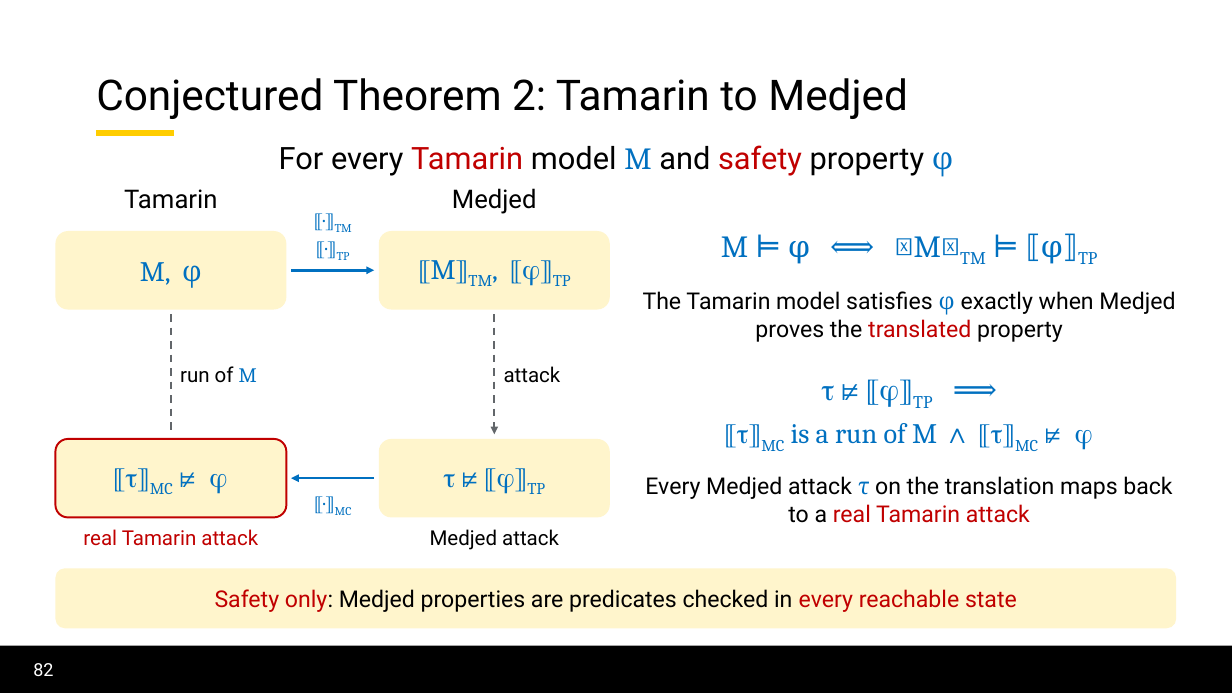
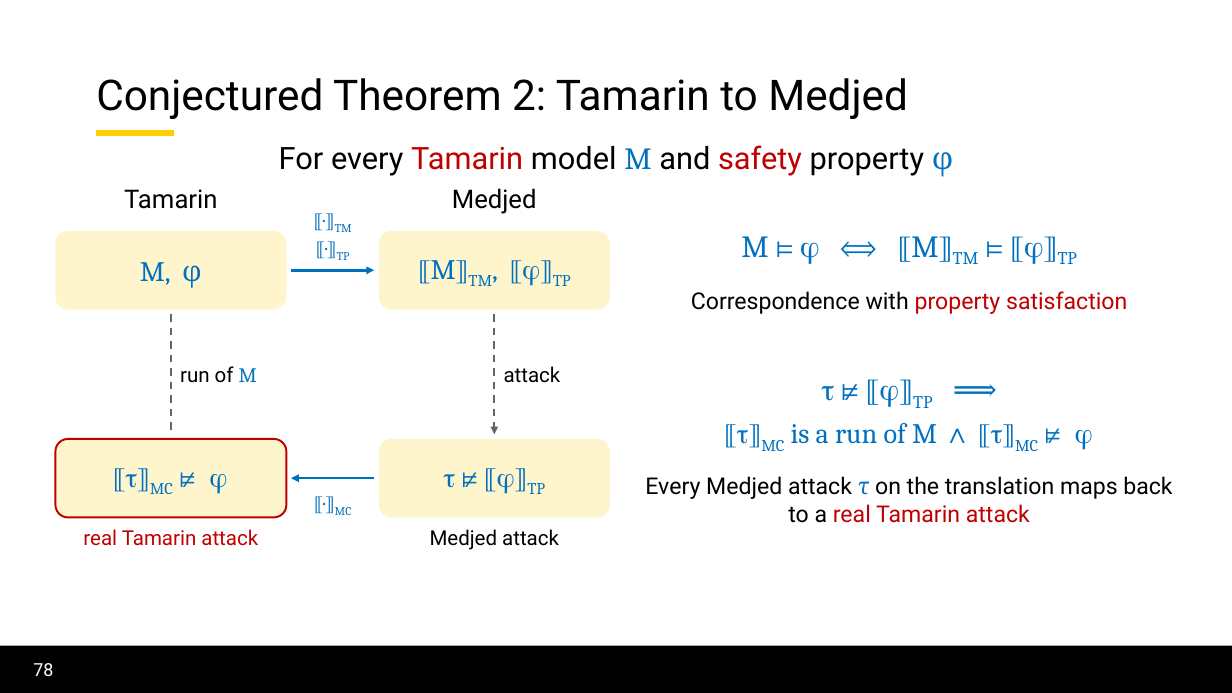
Before and after one commit to lorchrob/thesis_proposal_slides, a slide deck: slide 78 of slides.pptx (slide 82 before the commit). Drawn at 1232x693 pixels with LibreOffice and Linux fonts; fonts in the diff are those of the drawing; background and template pictures are left out. Boxes give left, top, right and bottom in pixels: in the first picture for what was removed or moved away, otherwise in the second. Text is boxed around its words. In the diff, an @@ line names an element or a change of style, - is before the commit and + after.

```diff
--- a/slides.pptx
+++ b/slides.pptx
@@ text at [691, 291, 1127, 314]: text changed; text colour #000000 to #C00000 @@
-The Tamarin model satisfies φ exactly when Medjed proves the translated property
+Correspondence with property satisfaction
@@ rounded rectangle removed at [55, 568, 1177, 628] @@
-Safety only: Medjed properties are predicates checked in every reachable state
@@ page number at [33, 663, 53, 676]: text changed @@
-82
+78
```
Also in this commit, not shown: 46 other slides changed, 14 slides added, 17 slides removed.
